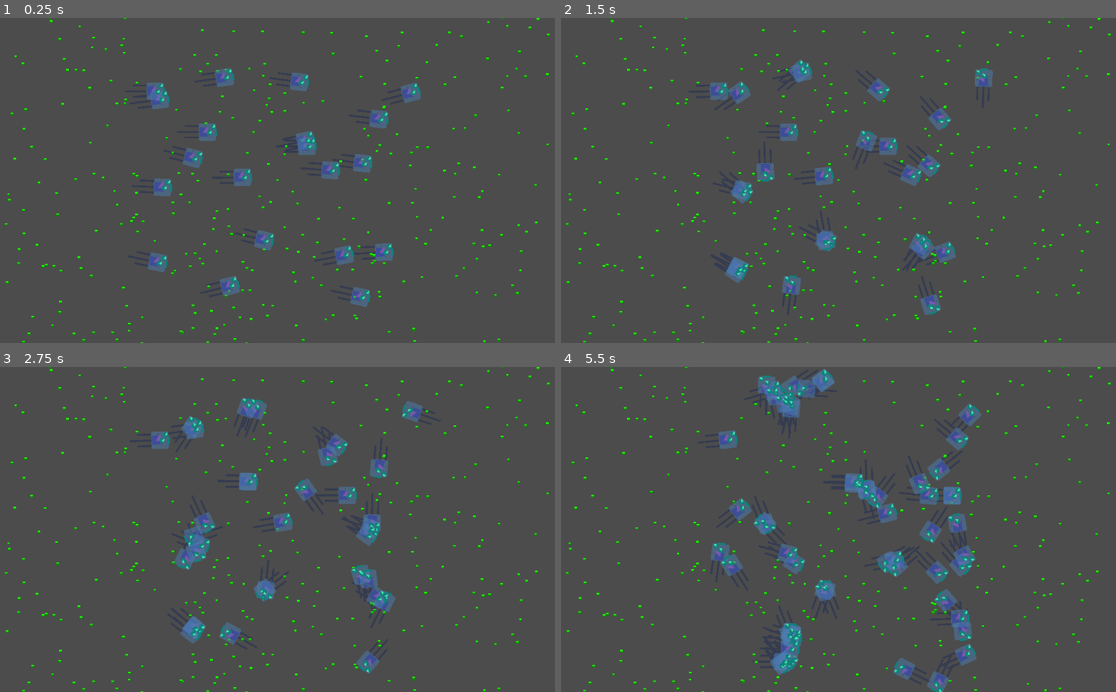
Above: before the commit, frames 1-4 (two rows, left to right).
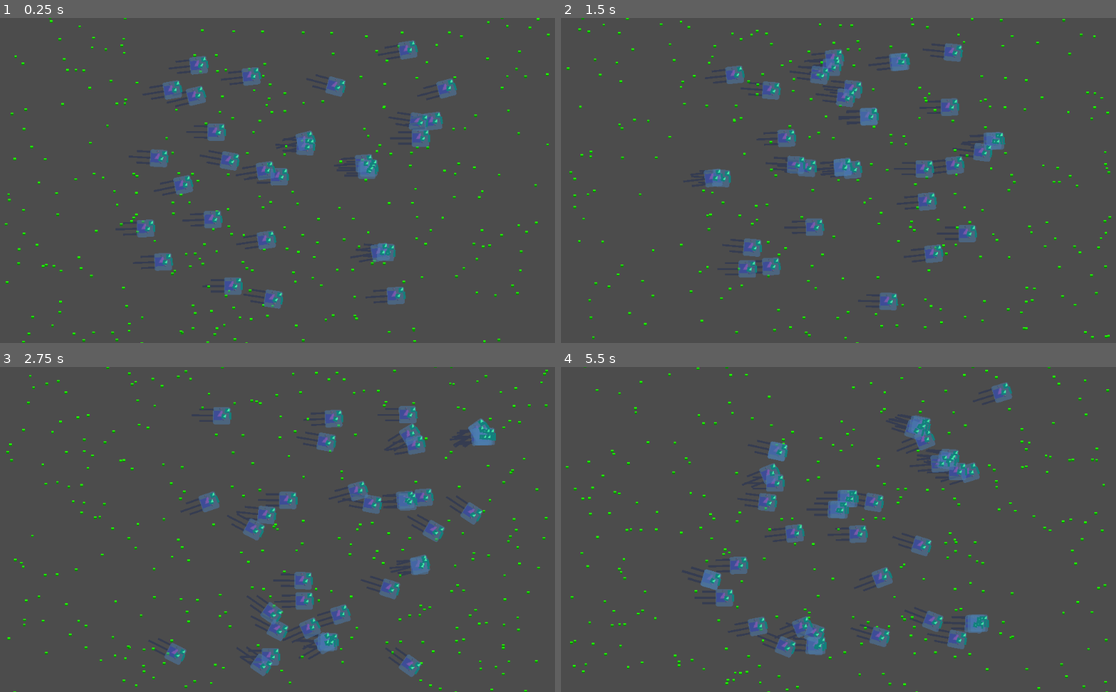
Above: after the commit, the same moments.

Repository: gggguilherme/GodotEcoNEAT
Game: Godot game, scene res://Examples/Ambient.tscn
The game is run twice, just before and just after one commit, with the same random seed, the same clock (stepped at 60 frames per second) and the same inputs. The engine's default icon, where the game draws it, is replaced by a stand-in: a white triangle on a blue panel in a dark square.
Inputs:
- Up to frame 1 (0.25 s): no input
- Up to frame 2 (1.5 s): tap Home (ui_home) at 0.6, 1.35 s
- Up to frame 3 (2.75 s): tap Home (ui_home) at 2.1 s
- Up to frame 4 (5.5 s): tap Home (ui_home) every 0.75 s from 2.85 to 5.1 s

The runs differ from the first frame. In frame 1, 6.2% of the frame differs, in the area x 24-83%, y 6-90%; in frame 2, 10%; in frame 3, 11%; in frame 4, 13%, in the area x 0-100%, y 0-100%.

Commit message:
Parameter changes that make a better simulation
Reduces a bit of lag having the reproduction cost more to the organism, and also making better species in the long run.

Diff:
--- a/Examples/Food.gd
+++ b/Examples/Food.gd
@@ -10,7 +10,7 @@
 		add_child(f)
 
 func _process(delta):
-	if randf() < 0.03:
+	if randf() < 0.08:
 		var f = food.duplicate()
 		f.position.x = rand_range(-1000, 1000)
 		f.position.y = rand_range(-1000, 1000)
--- a/Examples/FoodPellet.gd
+++ b/Examples/FoodPellet.gd
@@ -3,4 +3,4 @@
 
 var energy = 10.0
 func _ready():
-	energy += rand_range(-5.0, 20.0)
+	energy += rand_range(-10.0, 40.0)
--- a/Examples/Scripts/Agent.gd
+++ b/Examples/Scripts/Agent.gd
@@ -82,15 +82,15 @@
 func look(): # Then, if active, it calls look().
 	vision = [
 		1.0,
-		energy / 50.0,
-		health / 50.0,
+		1 / energy,
+		1 / health,
 	]
 	vision.append_array(body.get_structure_inputs())
 
 # Then, it resolves the Network with current inputs.
 func move(): # Then, it calls move().
 
-	var foward_velocity = decision[0] # move
+	var foward_velocity = decision[0] * 10 # move
 	var turning_right = decision[1] # turn
 	var turning_left = decision[2] # turn
 	var reproduce = decision[3] # reproduce
@@ -99,17 +99,19 @@
 	if foward_velocity > 0.0:
 		body.position += Vector2(cos(body.rotation), sin(body.rotation)) * foward_velocity
 		body.rotation_degrees += turning_right - turning_left
-		energy -= 0.01 * foward_velocity
+		energy -= 0.01 * foward_velocity * (sign(turning_left) * turning_right) / 2
 
 
 	if mouth && body.check_mouth_area():
 		digest()
 
-	if bool(reproduce) && energy > 55.0:
+	if bool(reproduce) && energy > 90.0:
 		asex_clone()
 
 	if energy < 0.0:
 		active = false
+
+	energy -= 0.02
 
 func dead(): # If (active == false), then this will be executed.
 	pass # If you want it to do something if inactive, write it here.
@@ -132,7 +134,7 @@
 		for j in i.get_node("Area").get_overlapping_areas():
 			if "Food" in j.name:
 				j.queue_free()
-				energy += 20.0
+				energy += j.energy
 
 
 func mutate():
@@ -147,4 +149,4 @@
 	pop_ref.add_to_population(clone)
 	clone.brain.mutate(pop_ref.innovation_history)
 	clone.body.position = body.position
-	energy -= 30.0
+	energy -= 90.0
--- a/Examples/Scripts/Ambient.gd
+++ b/Examples/Scripts/Ambient.gd
@@ -10,7 +10,7 @@
 
 # Whenever you want to generate the network, call generate(n), where n is the number of agents you wish to create.
 func _ready():
-	generate(20)
+	generate(30)
 
 # A constructor would make this very hard to extend, so call it like My_Population.new().generate(a, b, c, d)
 func generate(size : int):
@@ -44,3 +44,7 @@
 			pop.erase(b)
 			b.body.free()
 			continue
+
+func _input(event):
+	if Input.is_action_just_pressed("ui_home"):
+		get_tree().reload_current_scene()
--- a/Examples/Scripts/Organism.gd
+++ b/Examples/Scripts/Organism.gd
@@ -51,9 +51,9 @@
 	var res = []
 	for i in inp:
 		if "Eye" in i.name:
-			res.append(i.get_node("Area").get_overlapping_areas().size() / 10.0)
+			res.append(i.get_node("Area").get_overlapping_areas().size() / 5.0)
 		if "Mouth" in i.name:
-			res.append(i.get_node("Area").get_overlapping_areas().size() / 10.0)
+			res.append(i.get_node("Area").get_overlapping_areas().size() / 5.0)
 	return res
 
 
